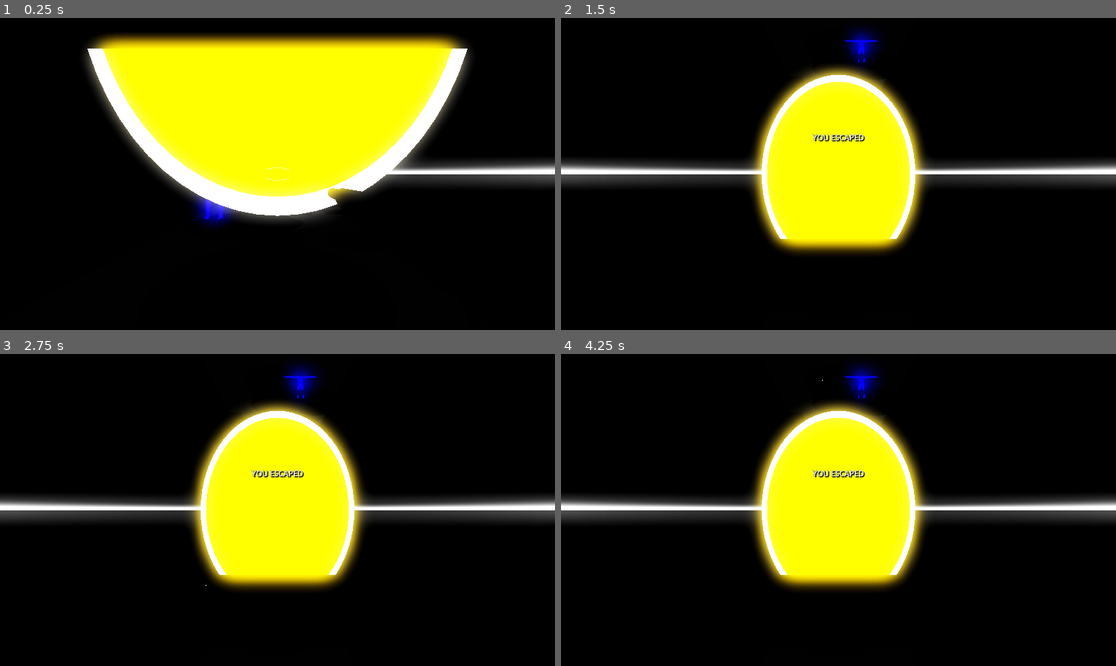
Above: before the commit, frames 1-4 (two rows, left to right).
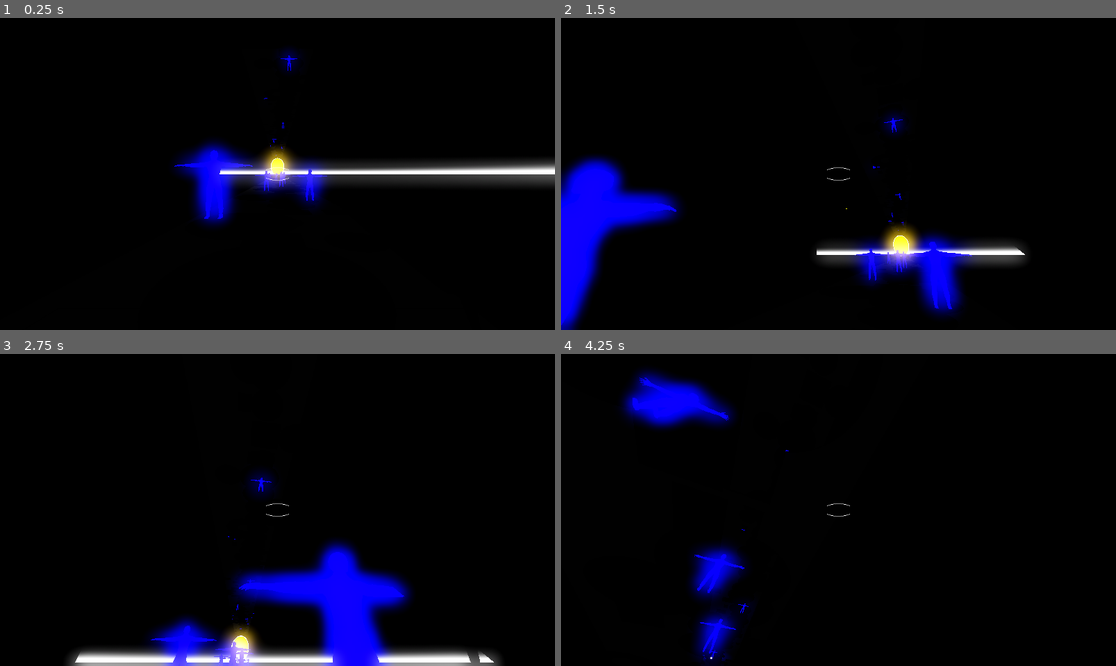
Above: after the commit, the same moments.

Repository: Games4Doritos/UWAGameJam2
Game: Godot game, scene res://Scenes/world.tscn
Same seed, same stepped clock (60 frames per second), same inputs: the game is played once before the commit and once after it. This scene is started directly instead of the project's main scene.
Inputs (mouse positions are in pixels of both pictures, inside the frame that each line leads up to):
- Up to frame 1 (0.25 s): no input
- Up to frame 2 (1.5 s): move the mouse to (866, 174) at 0.52 s; hold Shift (run) 0.53-1.28 s; hold W (forward) from 0.53 s (still down); click (866, 174) at 0.67 s; tap Space (jump) at 0.77 s; move the mouse to (810, 174) at 1.27 s; click (810, 174) at 1.35 s
- Up to frame 3 (2.75 s): keep holding W (forward); tap Space (jump) at 1.52 s; move the mouse to (288, 503) at 2.02 s; hold Shift (run) from 2.03 s (still down); click (288, 503) at 2.17 s
- Up to frame 4 (4.25 s): keep holding W (forward); move the mouse to (832, 516) at 2.77 s; release Shift (run) at 2.78 s; click (832, 516) at 2.85 s; tap Space (jump) at 3.02, 3.77 s; move the mouse to (877, 513) at 3.52 s; hold Shift (run) from 3.53 s (still down); click (877, 513) at 3.67 s

The runs differ from the first frame. In frame 1, 32% of the frame differs, in the area x 15-85%, y 5-66%; in frame 2, 30%; in frame 3, 31%; in frame 4, 27%.

Commit message:
fix: portal position
# Problem
Moved portal for testing but didn't move it back.

# Solution
Moved it back to its original position

Diff:
--- a/Scenes/world.tscn
+++ b/Scenes/world.tscn
@@ -92,7 +92,7 @@
 transform = Transform3D(1, 0, 0, 0, -1, 8.742278e-08, 0, -8.742278e-08, -1, 0, 40.42602, 0)
 
 [node name="portal" parent="." instance=ExtResource("7_o06y3")]
-transform = Transform3D(2.5, 0, 0, 0, 3.228, 0, 0, 0, 2.5, 0, 10, -6.7981873)
+transform = Transform3D(2.5, 0, 0, 0, 3.228, 0, 0, 0, 2.5, 0, 10, -203.66626)
 
 [node name="Root Scene" parent="." instance=ExtResource("5_fo5ed")]
 transform = Transform3D(1, 0, 0, 0, 1, 0, 0, 0, 1, -2.463058, 1.0036545, -7.860717)
